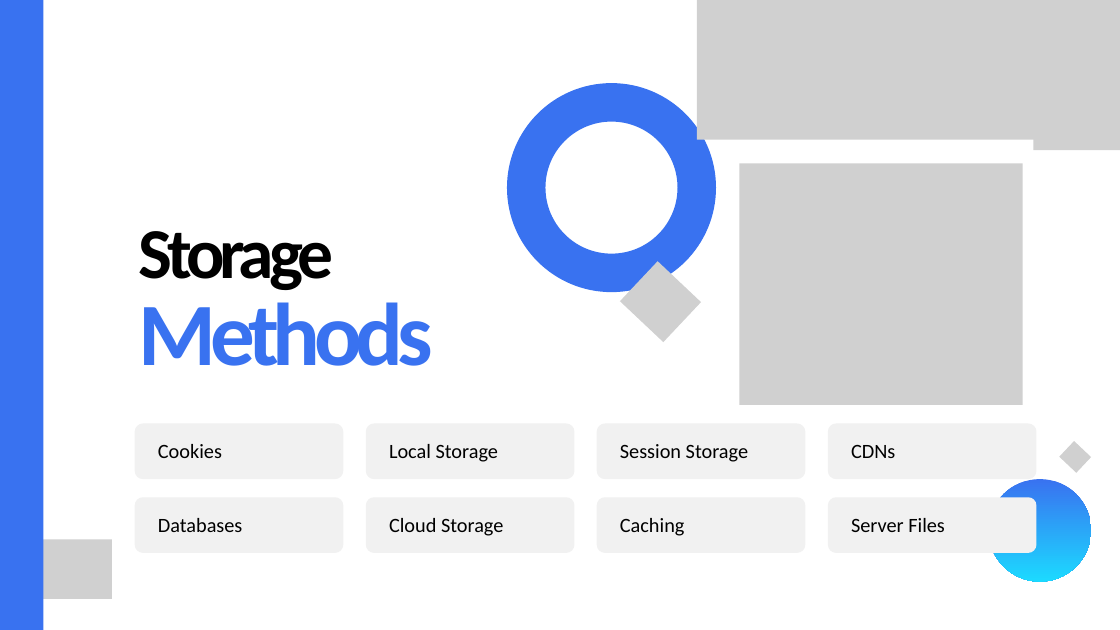
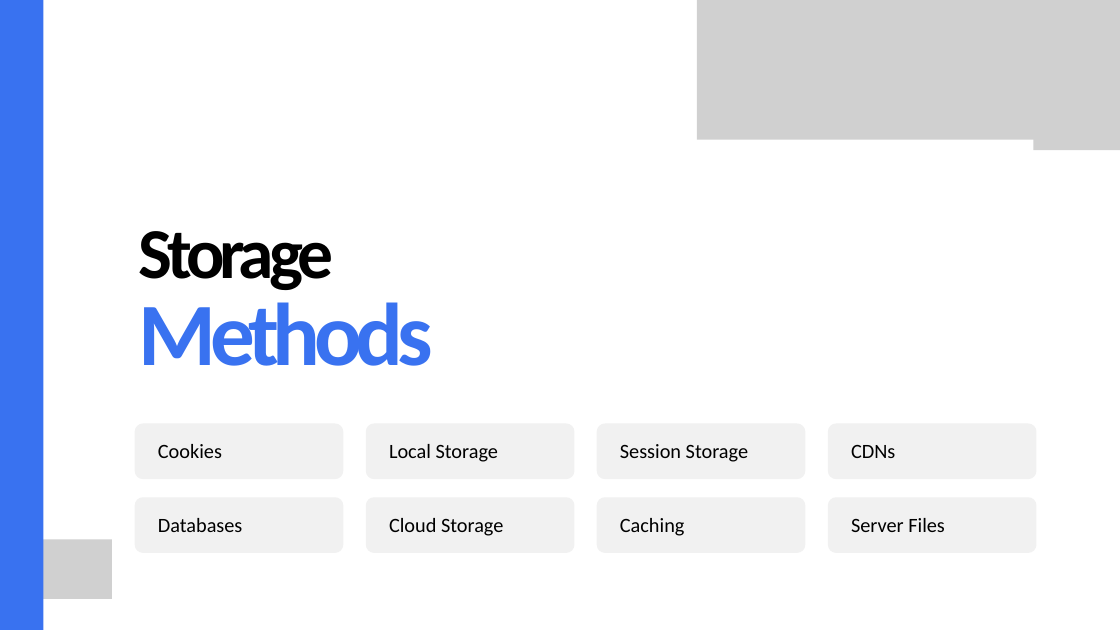
Before and after one commit to lucashartmann/Senac, a slide deck: slide 2 of Inglês/Março 26/Aula 16/websites.pptx. Drawn at 1120x630 pixels with LibreOffice and Linux fonts; fonts in the diff are those of the drawing; grey boxes stand for pictures. Boxes give left, top, right and bottom in pixels: in the first picture for what was removed or moved away, otherwise in the second. Text is boxed around its words. In the diff, an @@ line names an element or a change of style, - is before the commit and + after.

```diff
--- a/Inglês/Março 26/Aula 16/websites.pptx
+++ b/Inglês/Março 26/Aula 16/websites.pptx
@@ freeform shape removed at (x1=526, y1=102, x2=697, y2=273) @@
@@ picture removed at (x1=739, y1=164, x2=1023, y2=405) @@
@@ picture removed at (x1=620, y1=262, x2=701, y2=342) @@
@@ picture removed at (x1=1059, y1=441, x2=1091, y2=473) @@
@@ freeform shape removed at (x1=988, y1=479, x2=1091, y2=582) @@
```
Also in this commit, not shown: 2 other slides changed, 1 slide added, 1 slide removed, 58 other files.
